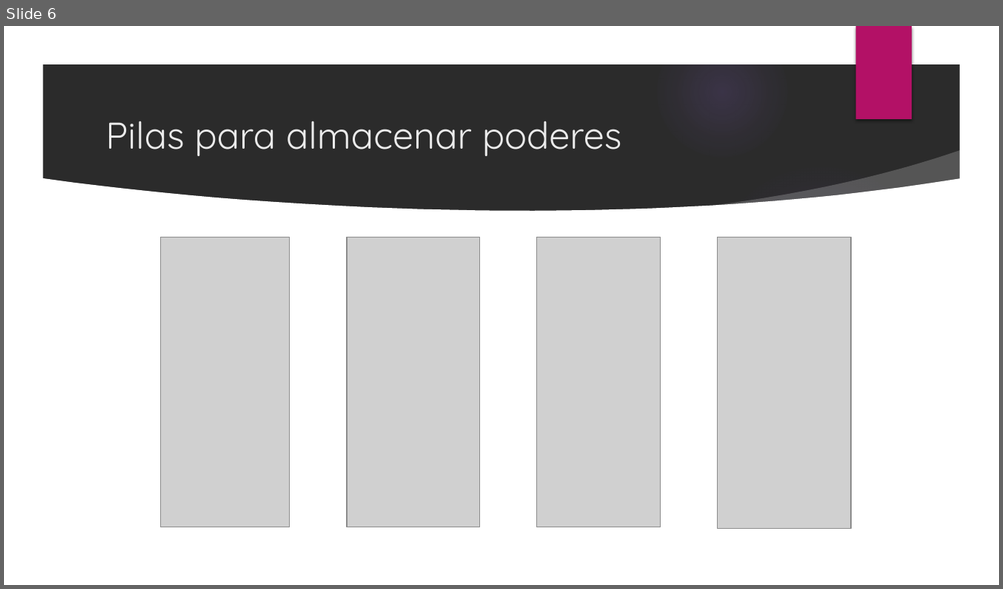
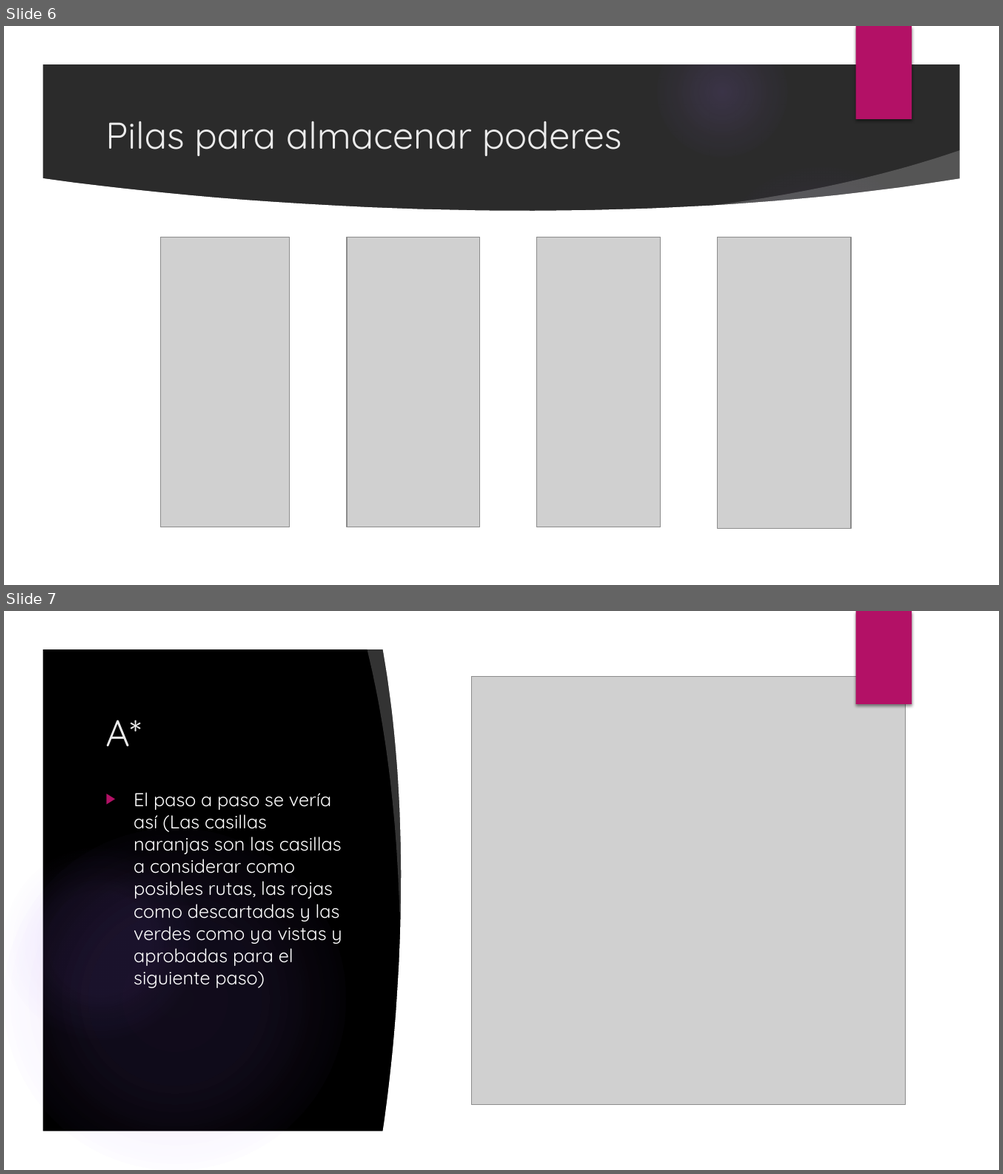
Before and after one commit to juandaVincis/SO-Proyect, a slide deck: Presentacion 1/Presentación.pptx. Shown one above the other, each under a label of ours: slide 6 before the commit, slides 6 and 7 after it. The pictures are 1003x589 and 1003x1174 pixels, drawn with LibreOffice and Linux fonts; fonts in the diff are those of the drawing; grey boxes stand for pictures; background and template pictures are left out; a plain dark background stands for a picture behind light text. Boxes give left, top, right and bottom in pixels: in the first picture for what was removed or moved away, otherwise in the second. Text is boxed around its words. In the diff, an @@ line names an element or a change of style, - is before the commit and + after.

```diff
--- a/Presentacion 1/Presentación.pptx
+++ b/Presentacion 1/Presentación.pptx
@@ slide 7 added at <box>4,611,999,1170</box>, background picture (left out); not listed: 5 template elements that a slide beside it also shows @@
@@ freeform shape added at <box>4,611,999,1170</box>, fill #000000 @@
@@ freeform shape added at <box>4,611,999,1170</box>, fill #FFFFFF @@
@@ rectangle added at <box>855,611,911,704</box>, fill #B31166 @@
@@ freeform shape added at <box>366,643,424,914</box>, fill #FFFFFF at 20% opacity @@
@@ freeform shape added at <box>382,644,965,1138</box>, fill #FFFFFF @@
@@ picture added at <box>472,677,906,1105</box> @@
@@ title added at <box>105,720,141,746</box>, 36 pt, text #EBEBEB @@
+A*
@@ freeform shape added at <box>696,735,967,817</box>, fill #000000 at 20% opacity @@
@@ freeform shape added at <box>41,763,962,1133</box>, fill #000000 @@
@@ text added at <box>134,792,341,988</box>, 18 pt, text #FFFFFF @@
+▶ El paso a paso se vería así (Las casillas naranjas son las casillas a considerar como posibles rutas, las rojas como descartadas y las verdes como ya vistas y aprobadas para el siguiente paso)
@@ ellipse added at <box>4,829,346,1170</box>, fill gradient #9B6BF2 @@
@@ ellipse added at <box>4,848,196,1040</box>, fill gradient #9B6BF2 @@
```
Also in this commit, not shown: 1 slide changed, 5 other slides added, 2 other files.
